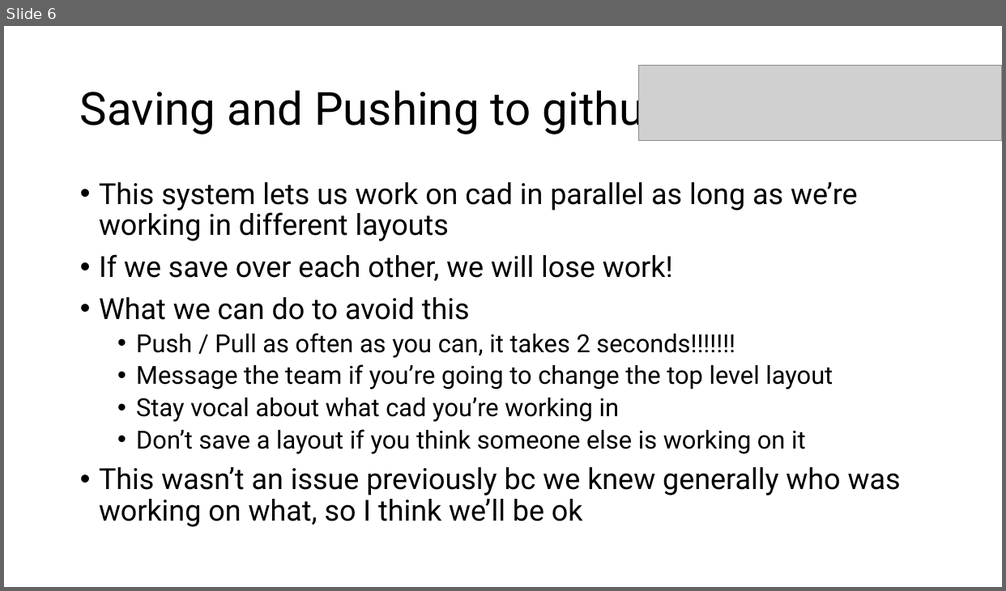
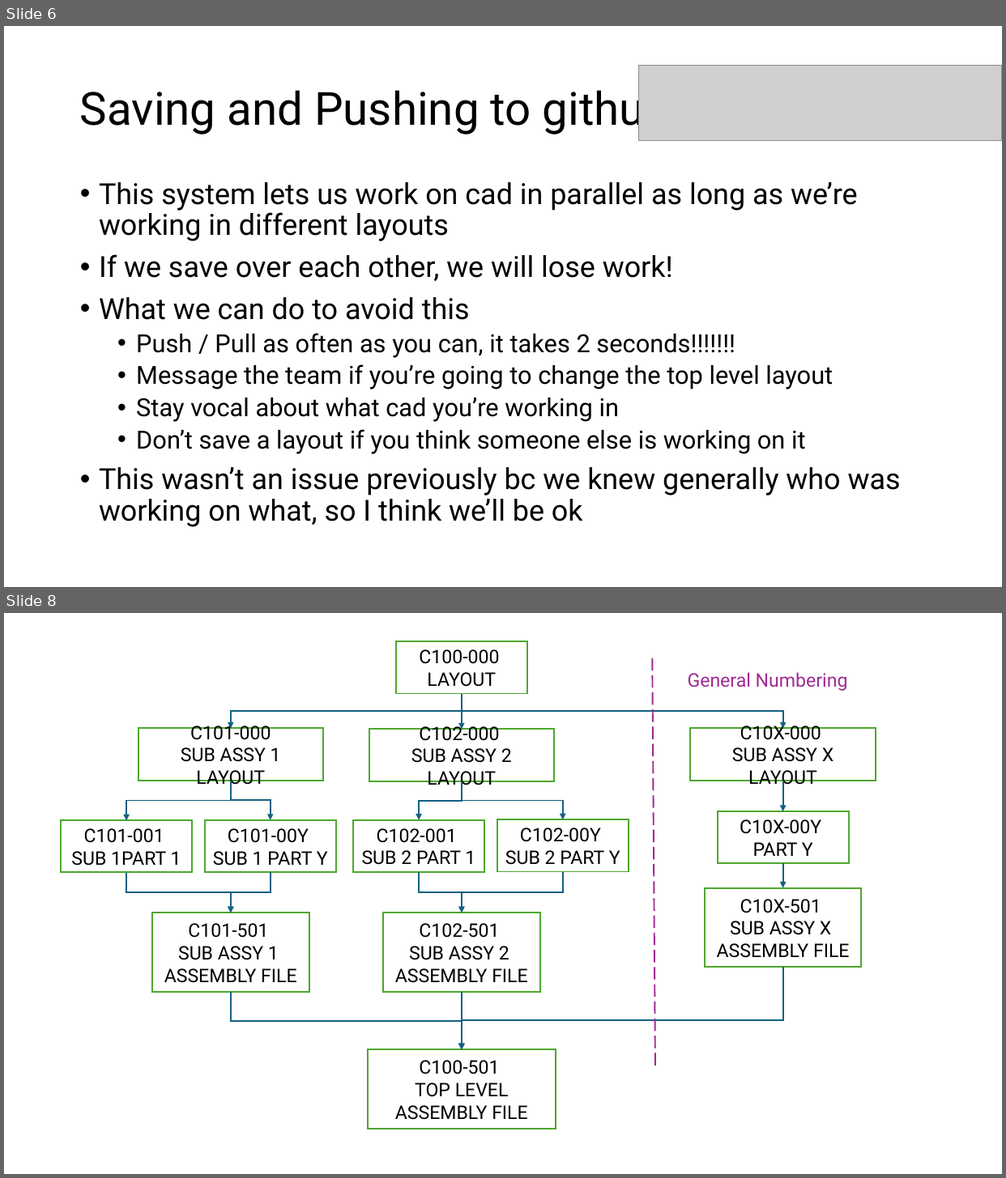
Before and after one commit to matt-lewton9/ME-463-Can-Crusher, a slide deck: So you want to Cad a part.pptx. Shown one above the other, each under a label of ours: slide 6 before the commit, slides 6 and 8 after it; the slides between them are not shown. The pictures are 1006x591 and 1006x1178 pixels, drawn with LibreOffice and Linux fonts; fonts in the diff are those of the drawing; grey boxes stand for pictures. Boxes give left, top, right and bottom in pixels: in the first picture for what was removed or moved away, otherwise in the second. Text is boxed around its words. In the diff, an @@ line names an element or a change of style, - is before the commit and + after.

```diff
--- a/So you want to Cad a part.pptx
+++ b/So you want to Cad a part.pptx
@@ slide 8 added at (4,613,1002,1174), background #FFFFFF @@
@@ rectangle added at (396,641,527,693), fill #FFFFFF, outline #4EA72E 1.5 pt, 18 pt, text #000000 @@
+C100-000
+LAYOUT
@@ line added from (652, 658) to (655, 1069), #A02B93 1.5 pt dashed @@
@@ text added at (688,672,848,691), 18 pt, text #A02B93 @@
+General Numbering
@@ elbow arrow added from (462, 694) to (231, 728), #156082 1.5 pt @@
@@ elbow arrow added from (462, 694) to (783, 728), #156082 1.5 pt @@
@@ arrow added from (462, 694) to (462, 729), #156082 1.5 pt @@
@@ rectangle added at (138,728,323,780), fill #FFFFFF, outline #4EA72E 1.5 pt, 18 pt, text #000000 @@
+C101-000
+SUB ASSY 1 LAYOUT
@@ rectangle added at (369,729,554,781), fill #FFFFFF, outline #4EA72E 1.5 pt, 18 pt, text #000000 @@
+C102-000
+SUB ASSY 2 LAYOUT
@@ rectangle added at (691,728,876,780), fill #FFFFFF, outline #4EA72E 1.5 pt, 18 pt, text #000000 @@
+C10X-000
+SUB ASSY X LAYOUT
@@ elbow arrow added from (231, 781) to (126, 820), #156082 1.5 pt @@
@@ elbow arrow added from (231, 781) to (270, 820), #156082 1.5 pt @@
@@ elbow arrow added from (462, 781) to (419, 820), #156082 1.5 pt @@
@@ elbow arrow added from (462, 781) to (563, 820), #156082 1.5 pt @@
@@ arrow added from (783, 781) to (783, 811), #156082 1.5 pt @@
@@ rectangle added at (61,820,192,872), fill #FFFFFF, outline #4EA72E 1.5 pt, 18 pt, text #000000 @@
+C101-001
+SUB 1PART 1
@@ rectangle added at (205,820,335,872), fill #FFFFFF, outline #4EA72E 1.5 pt, 18 pt, text #000000 @@
+C101-00Y
+SUB 1 PART Y
@@ rectangle added at (353,820,484,872), fill #FFFFFF, outline #4EA72E 1.5 pt, 18 pt, text #000000 @@
+C102-001
+SUB 2 PART 1
@@ rectangle added at (497,820,629,871), fill #FFFFFF, outline #4EA72E 1.5 pt, 18 pt, text #000000 @@
+C102-00Y
+SUB 2 PART Y
@@ rectangle added at (718,811,849,863), fill #FFFFFF, outline #4EA72E 1.5 pt, 18 pt, text #000000 @@
+C10X-00Y
+PART Y
@@ elbow arrow added from (126, 873) to (231, 914), #156082 1.5 pt @@
@@ elbow arrow added from (270, 872) to (231, 914), #156082 1.5 pt @@
@@ elbow arrow added from (419, 872) to (462, 914), #156082 1.5 pt @@
@@ elbow arrow added from (563, 872) to (462, 914), #156082 1.5 pt @@
@@ arrow added from (783, 864) to (783, 888), #156082 1.5 pt @@
@@ rectangle added at (705,888,861,968), fill #FFFFFF, outline #4EA72E 1.5 pt, 18 pt, text #000000 @@
+C10X-501
+SUB ASSY X
+ASSEMBLY FILE
@@ rectangle added at (152,914,309,993), fill #FFFFFF, outline #4EA72E 1.5 pt, 18 pt, text #000000 @@
+C101-501
+SUB ASSY 1
+ASSEMBLY FILE
@@ rectangle added at (384,914,540,993), fill #FFFFFF, outline #4EA72E 1.5 pt, 18 pt, text #000000 @@
+C102-501
+SUB ASSY 2
+ASSEMBLY FILE
@@ elbow arrow added from (783, 967) to (462, 1050), #156082 1.5 pt @@
@@ elbow arrow added from (231, 993) to (462, 1050), #156082 1.5 pt @@
@@ arrow added from (462, 993) to (462, 1050), #156082 1.5 pt @@
@@ rectangle added at (368,1050,556,1130), fill #FFFFFF, outline #4EA72E 1.5 pt, 18 pt, text #000000 @@
+C100-501
+TOP LEVEL ASSEMBLY FILE
```
Also in this commit, not shown: 1 slide changed, 5 other slides added, 10 other files.
